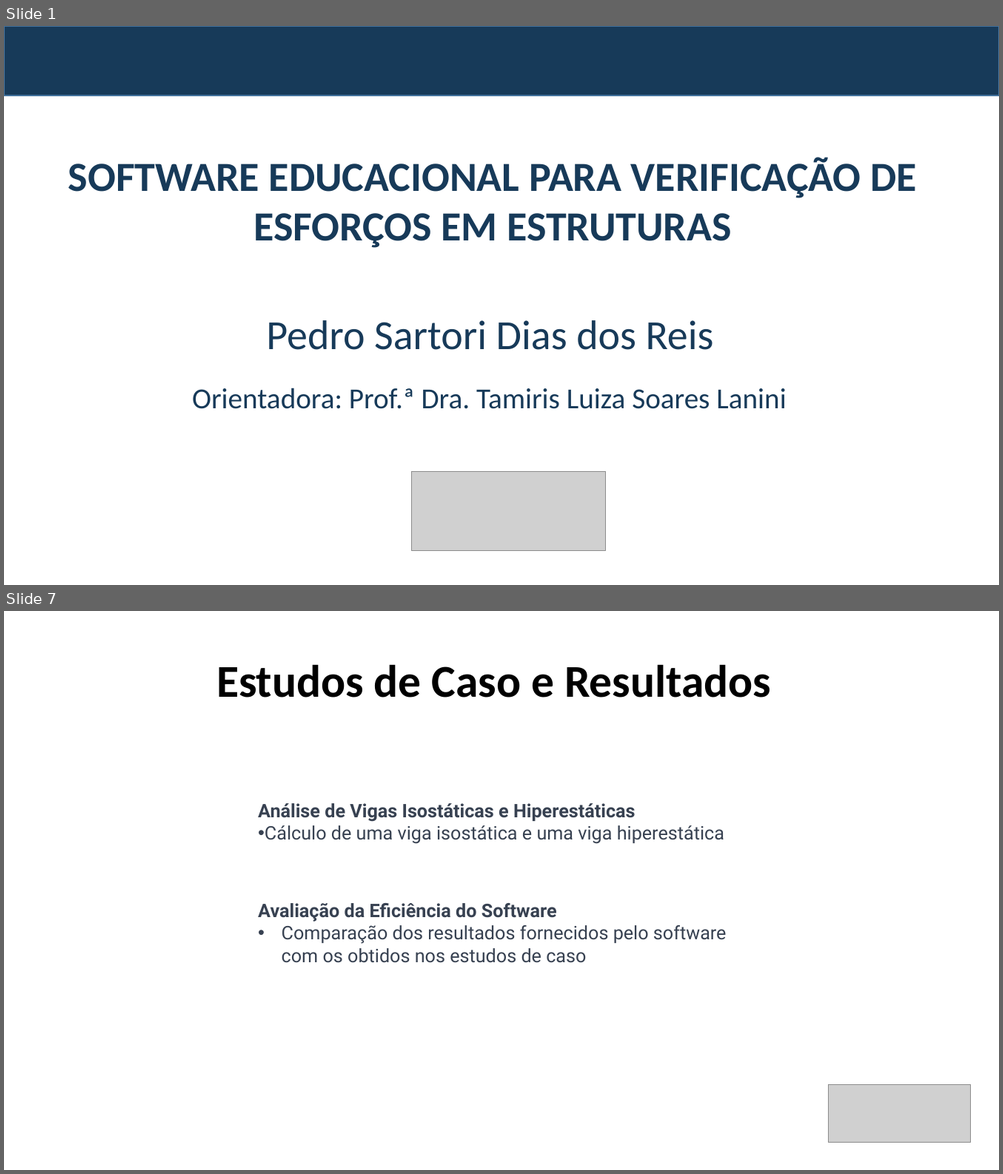
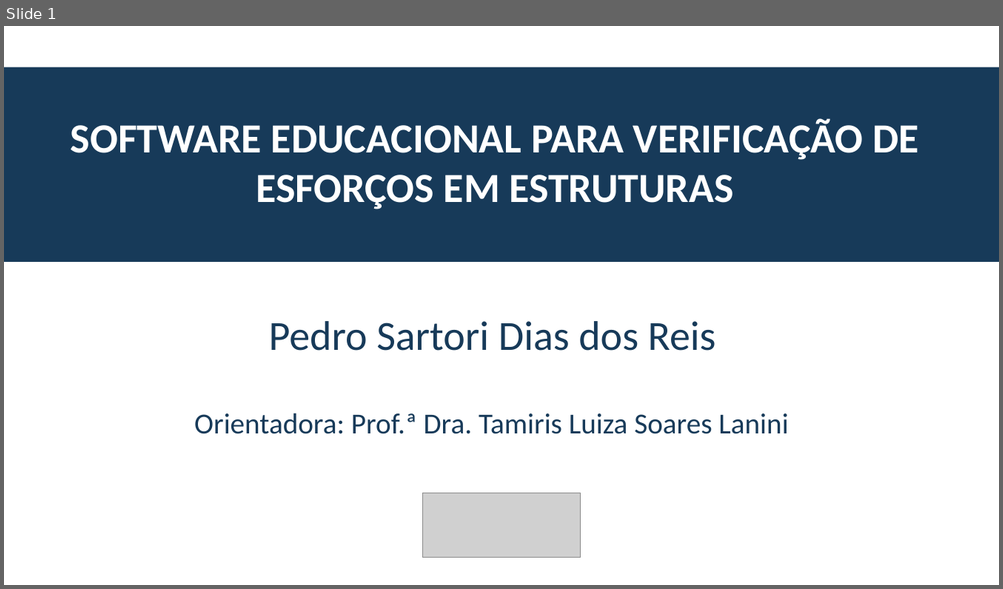
Before and after one commit to pedrosdr/TCC_Engenharia_Civil, a slide deck: apresentacao_tcc.pptx. Shown one above the other, each under a label of ours: slides 1 and 7 before the commit, slide 1 after it; the slides between them are not shown. The pictures are 1003x1174 and 1003x589 pixels, drawn with LibreOffice and Linux fonts; fonts in the diff are those of the drawing; grey boxes stand for pictures; background and template pictures are left out. Boxes give left, top, right and bottom in pixels: in the first picture for what was removed or moved away, otherwise in the second. Text is boxed around its words. In the diff, an @@ line names an element or a change of style, - is before the commit and + after.

```diff
--- a/apresentacao_tcc.pptx
+++ b/apresentacao_tcc.pptx
@@ slide 7 removed at (x1=4, y1=611, x2=999, y2=1170), background #FFFFFF @@
@@ text removed at (x1=216, y1=664, x2=771, y2=698) @@
-Estudos de Caso e Resultados
@@ text removed at (x1=258, y1=803, x2=724, y2=844) @@
-Análise de Vigas Isostáticas e Hiperestáticas
-• Cálculo de uma viga isostática e uma viga hiperestática
@@ text removed at (x1=258, y1=903, x2=726, y2=963) @@
-Avaliação da Eficiência do Software
-• Comparação dos resultados fornecidos pelo software com os obtidos nos estudos de caso
@@ picture removed at (x1=828, y1=1085, x2=970, y2=1143) @@
@@ slide 1 changed as well @@
@@ rectangle removed at (x1=4, y1=26, x2=999, y2=96) @@
@@ rectangle added at (x1=4, y1=67, x2=999, y2=262), fill #173A59 @@
@@ text "SOFTWARE EDUCACIONAL PARA VERIFICAÇÃO DE ..." moved from (x1=68, y1=157, x2=916, y2=248) to (x1=71, y1=118, x2=919, y2=210) @@
@@ text "SOFTWARE EDUCACIONAL PARA VERIFICAÇÃO DE ..." at (x1=71, y1=118, x2=919, y2=210): text colour #173A59 to #FFFFFF @@
@@ text "Pedro Sartori Dias dos Reis" moved from (x1=266, y1=321, x2=714, y2=350) to (x1=269, y1=321, x2=716, y2=351) @@
@@ text "Orientadora: Prof.ª Dra. Tamiris Luiza ..." moved from (x1=192, y1=388, x2=785, y2=409) to (x1=194, y1=413, x2=788, y2=434) @@
@@ picture resized from (x1=412, y1=471, x2=606, y2=551) to (x1=423, y1=494, x2=580, y2=559) @@
```
Also in this commit, not shown: 1 other slide changed, 18 slides added, 8 other slides removed, 3 other files.
